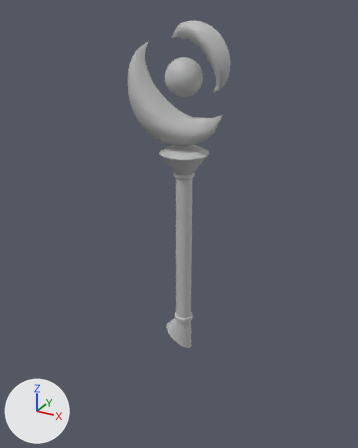
Renders of the FBX model Assets/3D/Persoanjes y Enemigos/Lune/Baculo/váculo de selune - uv.fbx from each side of a commit.
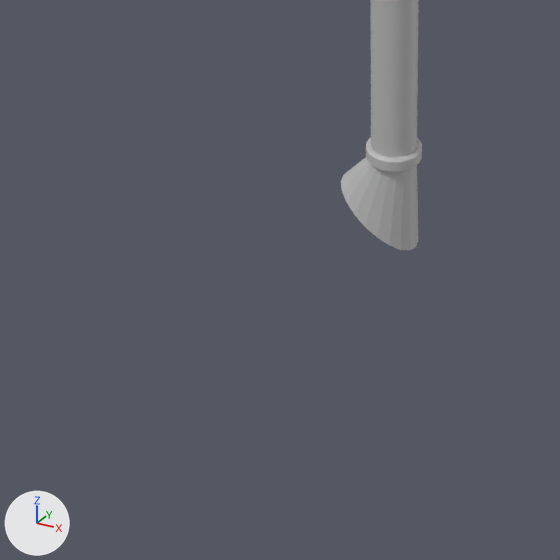
Each version appears first whole from a camera (50 mm lens) standing at (1.22, -2.28, 2.36) and looking at (-0.07, 0.08, 1.18), and next in a close-up on the part from 16% to 66% of the width and 60% to 100% of the height. The lights are fixed; the arrows at lower left show +X, +Y and +Z. The first two pictures are the older version. Where no turn or scale is listed for an object, it has been applied to the vertices. Vertices at exactly the same position are counted once.

Objects in the first close-up: 'báculo'.
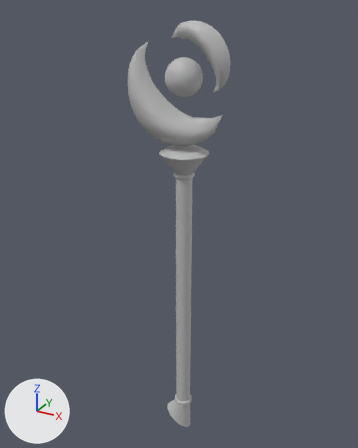
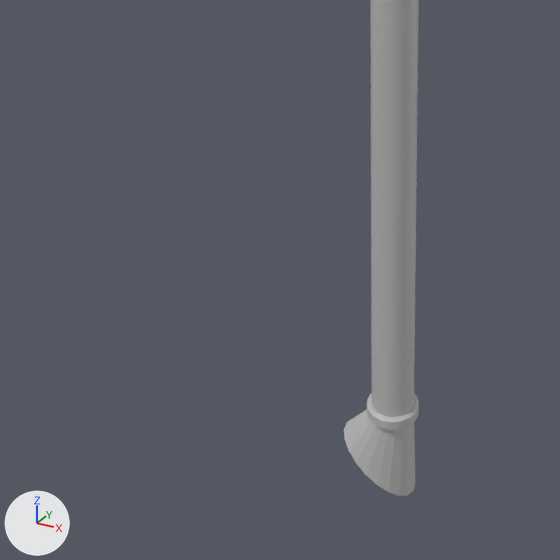
Boxes [x1, y1, x2, y2] around the edits, measured in the close-ups (560 x 560 px):
'báculo', reshaped: before [341, 0, 422, 250]; after [344, 0, 419, 496]

The change in detail:
me_mesh_003 is used by ob_báculo; location (0.0, 0.007, 1.022).
me_mesh_003 had 306 vertices, 320 faces and spanned x -0.134..0.134, y -0.134..0.134, z -0.638..0.638.
me_mesh_003 now has 306 vertices, 320 faces and spans x -0.134..0.134, y -0.134..0.134, z -1.298..0.638.
me_mesh_003 part 1: all 145 vertices in x -0.117..0.056, y -0.062..0.062, z -0.638..-0.406 are moved by (0.0, 0.0, -0.66).
